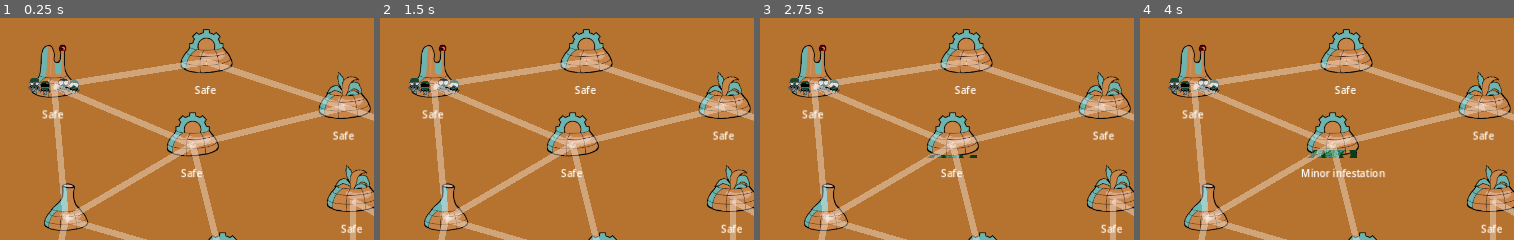
Above: before the commit, frames 1-4 (left to right).
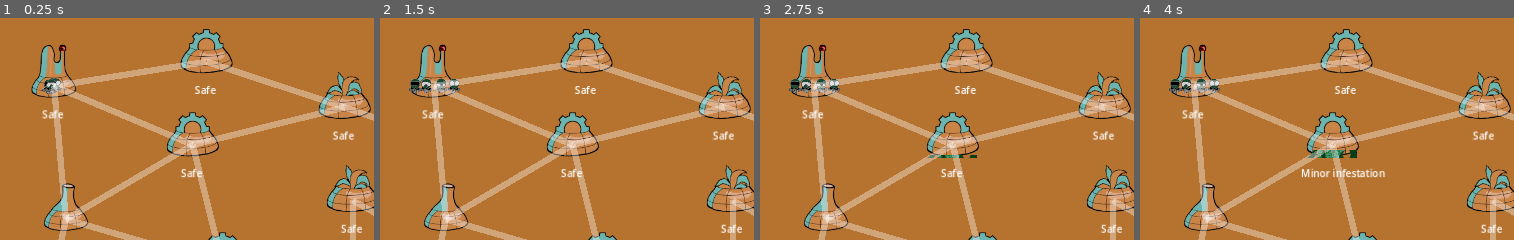
Above: after the commit, the same moments.

Repository: Aveli-games/contra-tentacula
Game: Godot game, scene res://main.tscn
The game is run twice, just before and just after one commit, with the same random seed, the same clock (stepped at 60 frames per second) and the same inputs.
Inputs (mouse positions are % of the whole screen's width and height, from its top left):
- Up to frame 1 (0.25 s): no input
- Up to frame 2 (1.5 s): click (84, 37) at 0.52 s; click (84, 37) at 1.27 s
- Up to frame 3 (2.75 s): click (84, 37) at 2.02 s
- Up to frame 4 (4 s): tap Enter at 2.75 s; move the mouse to (7, 12) at 2.77 s; click (7, 12) at 2.92 s; tap Space at 3.5 s; move the mouse to (26, 25) at 3.52 s; click (26, 25) at 3.67 s
The pictures show only the part of the screen within x 0-50%, y 0-50%; the shares and areas given below are measured in that part.

The runs differ from the first frame. In frame 1, 0.7% of the frame differs, in the area x 7-22%, y 27-35%; in frame 2, 0.6%; in frame 3, 0.6%; in frame 4, 0.6%.

Commit message:
Fix bug where starting dome wouldn't start with infestation modifier from squads

Diff:
--- a/main.gd
+++ b/main.gd
@@ -12,7 +12,7 @@
 
 func _ready():
 	for child in $Squads.get_children():
-		$Domes/Dome.enter(child)
+		child.move($Domes/Dome)
 		child.selected.connect(_on_squad_selected)
 
 	$Squads/Scientists.set_sprite("res://art/squad_sprites/GasMaskScientist_128.png")
